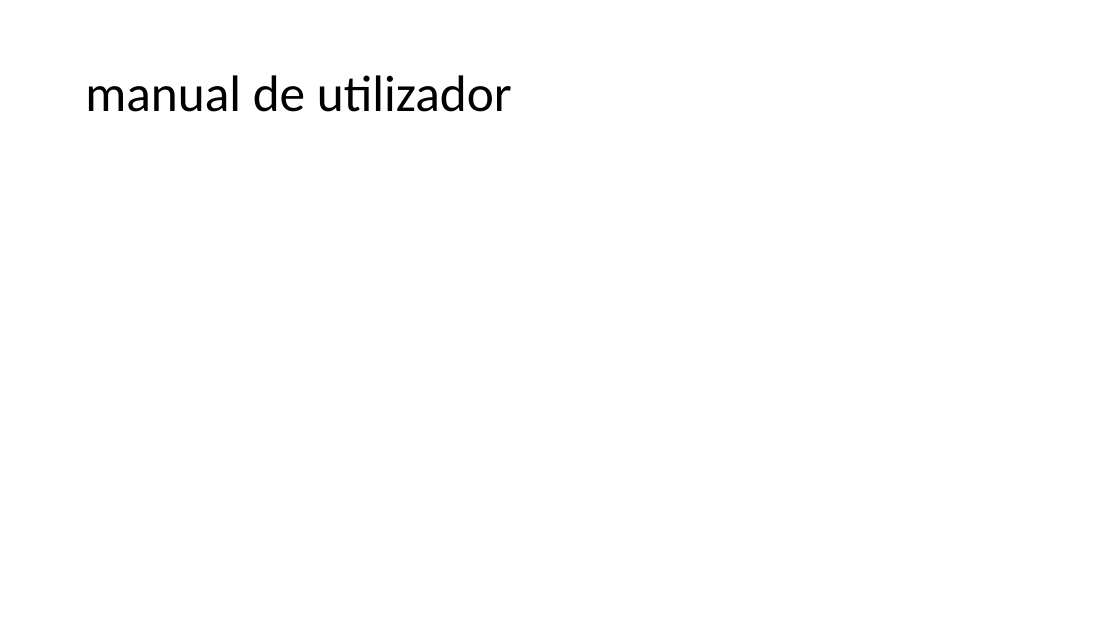
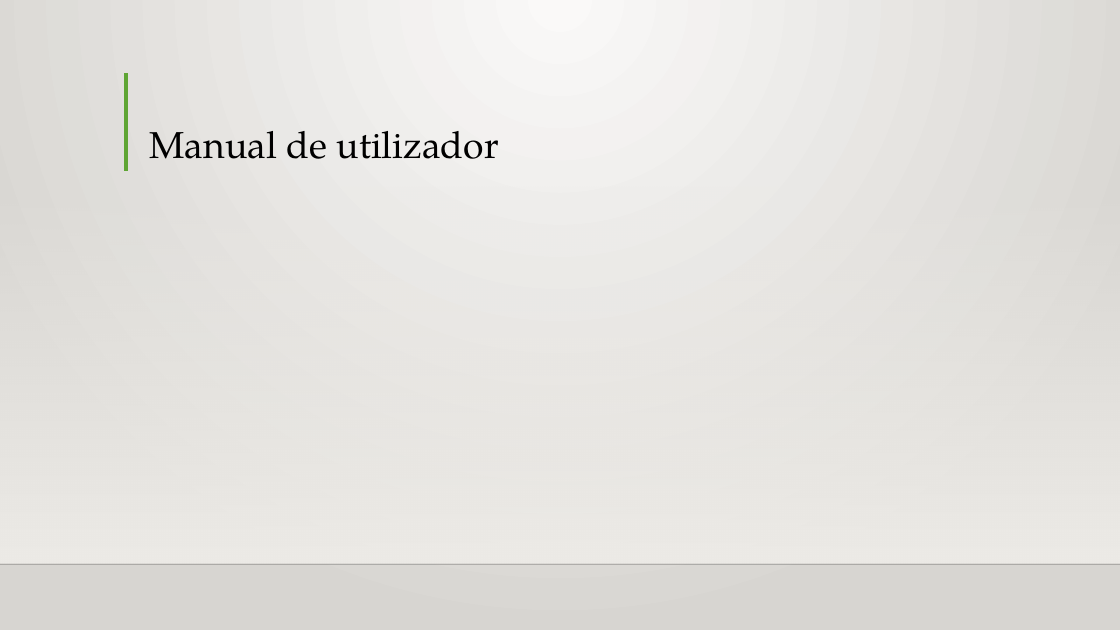
Before and after one commit to ShadowXPA/PD-TrabalhoPrat1, a slide deck: slide 25 of Relatório/Apresentação.pptx (slide 8 before the commit). Drawn at 1120x630 pixels with LibreOffice and Linux fonts; fonts in the diff are those of the drawing; background and template pictures are left out. Boxes give left, top, right and bottom in pixels: in the first picture for what was removed or moved away, otherwise in the second. Text is boxed around its words. In the diff, an @@ line names an element or a change of style, - is before the commit and + after.

```diff
--- a/Relatório/Apresentação.pptx
+++ b/Relatório/Apresentação.pptx
@@ background #FFFFFF to gradient #FAFAF9 to #D7D5D2 @@
@@ line added from (126, 73) to (126, 171), #5FA534 3 pt @@
@@ title "Manual de utilizador" at box(149, 131, 499, 159): vertical alignment middle to bottom @@
@@ title at box(149, 131, 499, 159): text changed; size 44 to 32 pt; font Calibri to TeX Gyre Pagella @@
-manual de utilizador
+Manual de utilizador
@@ rectangle added at box(0, 185, 1120, 563), fill gradient #EDEBE7 @@
@@ line added from (0, 565) to (1120, 565), #000001 1 pt @@
```
Also in this commit, not shown: 3 other slides changed, 21 slides added, 4 slides removed.
